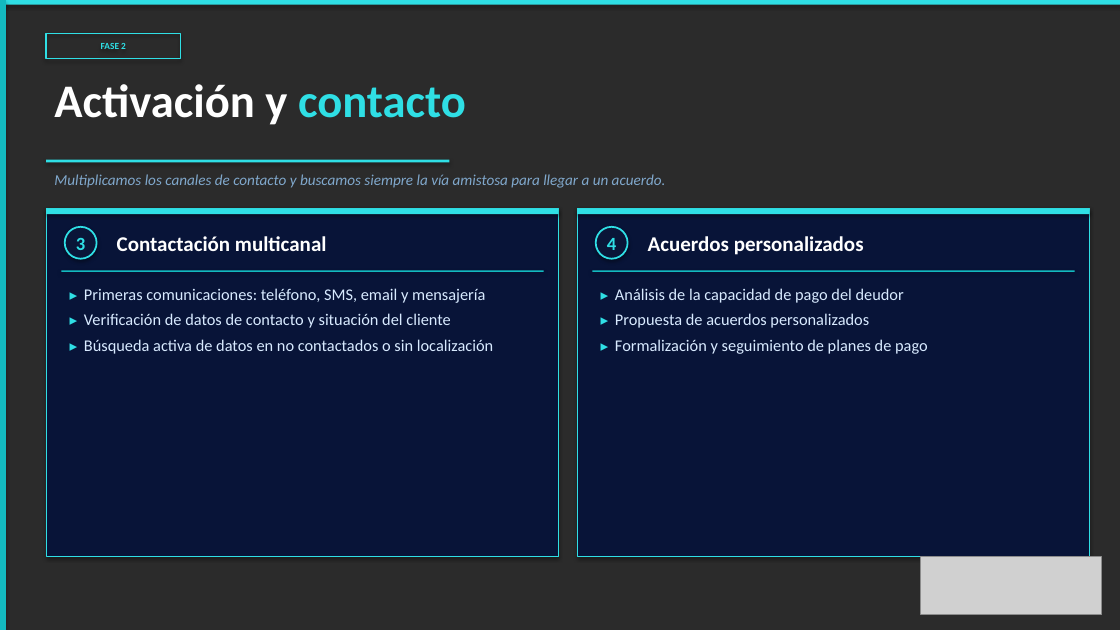
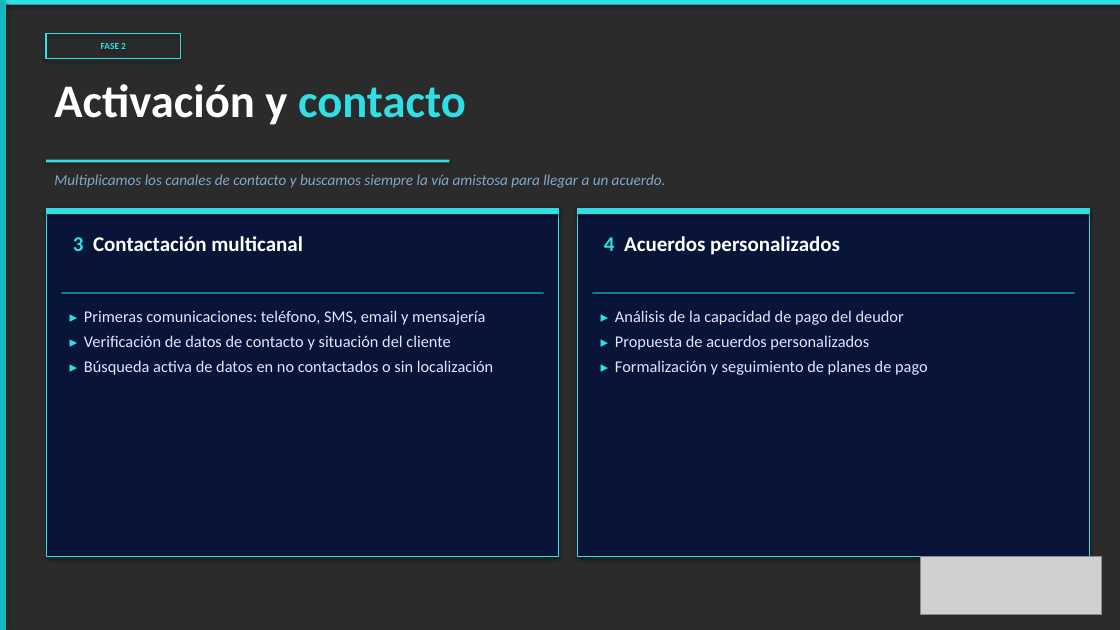
Before and after one commit to alejandroas010/alepixel-web, a slide deck: slide 3 of sendacredit_propuesta.pptx. Drawn at 1120x630 pixels with LibreOffice and Linux fonts; fonts in the diff are those of the drawing; grey boxes stand for pictures; background and template pictures are left out; a plain dark background stands for a picture behind light text. Boxes give left, top, right and bottom in pixels: in the first picture for what was removed or moved away, otherwise in the second. Text is boxed around its words. In the diff, an @@ line names an element or a change of style, - is before the commit and + after.

```diff
--- a/sendacredit_propuesta.pptx
+++ b/sendacredit_propuesta.pptx
@@ ellipse removed at (x1=65, y1=227, x2=97, y2=259) @@
-3
@@ text at (x1=73, y1=236, x2=303, y2=251): text changed @@
-Contactación multicanal
+3 Contactación multicanal
@@ ellipse removed at (x1=596, y1=227, x2=628, y2=259) @@
-4
@@ text at (x1=604, y1=236, x2=840, y2=255): text changed @@
-Acuerdos personalizados
+4 Acuerdos personalizados
@@ rectangle moved from (x1=61, y1=271, x2=544, y2=272) to (x1=61, y1=292, x2=544, y2=294) @@
@@ rectangle moved from (x1=592, y1=271, x2=1075, y2=272) to (x1=592, y1=292, x2=1075, y2=294) @@
@@ text "▸ Primeras comunicaciones: teléfono, SMS, ..." moved from (x1=84, y1=288, x2=493, y2=354) to (x1=84, y1=310, x2=493, y2=375) @@
@@ text "▸ Análisis de la capacidad ..." moved from (x1=615, y1=288, x2=928, y2=354) to (x1=615, y1=310, x2=928, y2=375) @@
```
Also in this commit, not shown: 4 other slides changed.
